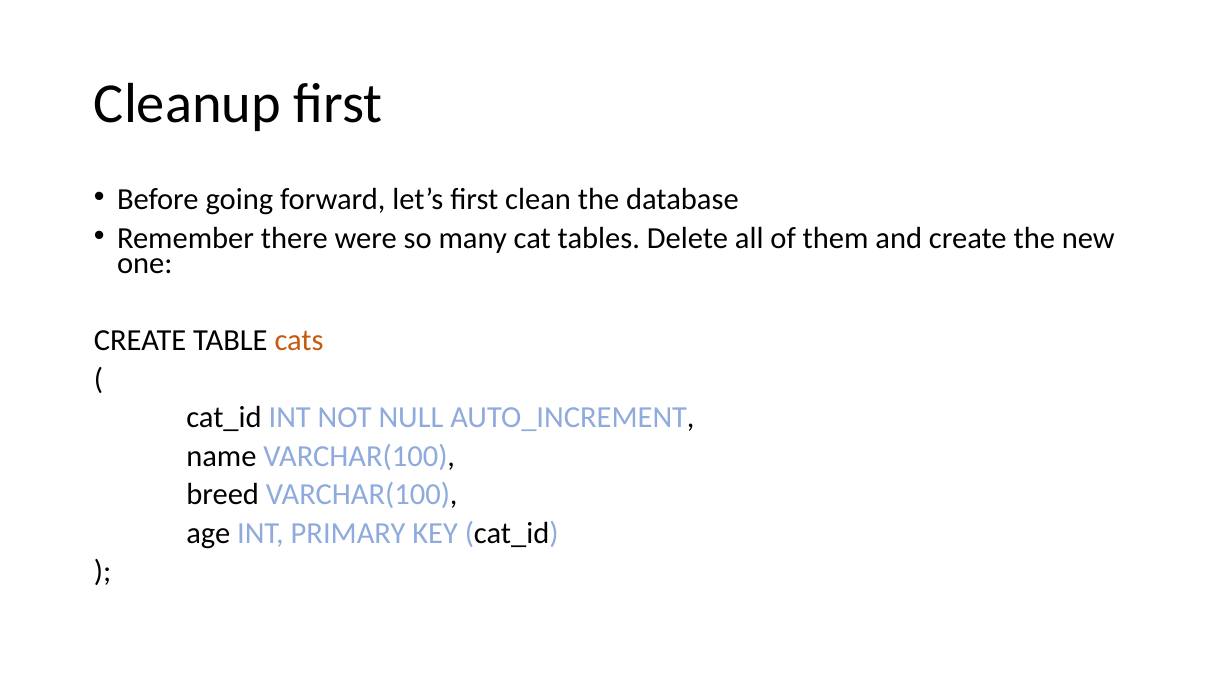
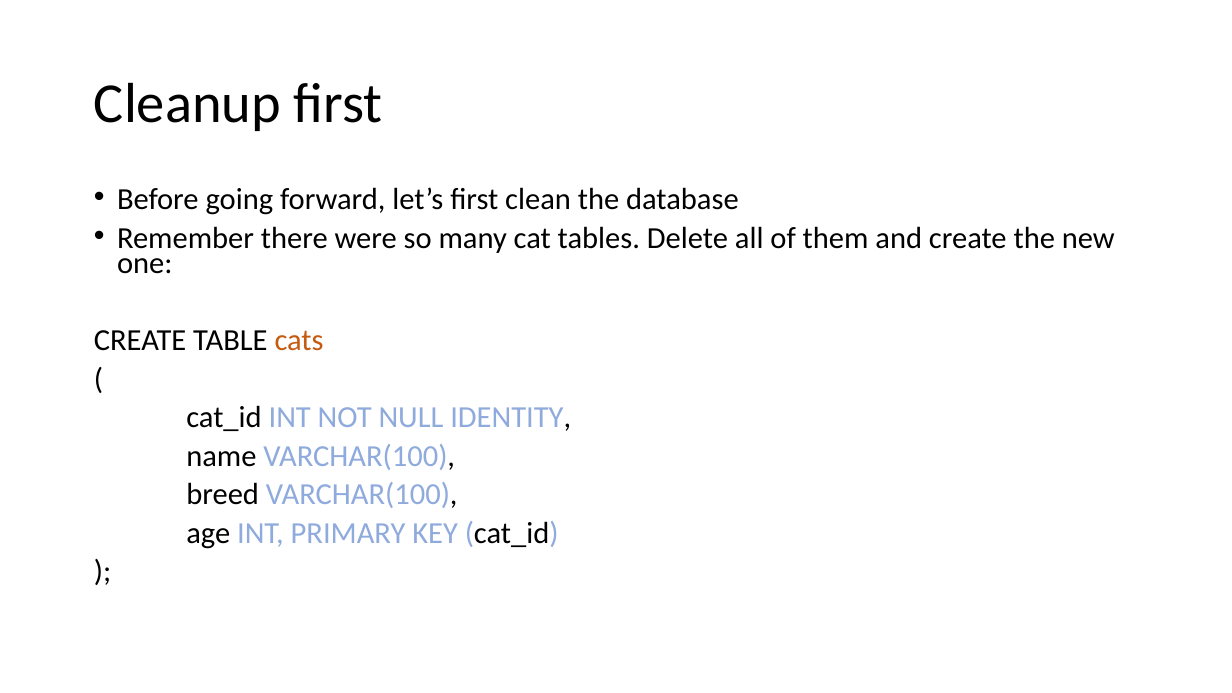
Before and after one commit to 2021CourseParker/TeachingByWeek, a slide deck: slide 4 of Week6/Week6.pptx. Drawn at 1232x693 pixels with LibreOffice and Linux fonts; fonts in the diff are those of the drawing. Boxes give left, top, right and bottom in pixels: in the first picture for what was removed or moved away, otherwise in the second. Text is boxed around its words. In the diff, an @@ line names an element or a change of style, - is before the commit and + after.

Commit message:
Replacing Auto Increment with IDENTITY

```diff
--- a/Week6/Week6.pptx
+++ b/Week6/Week6.pptx
@@ text at box(186, 405, 571, 431): text changed @@
-cat_id INT NOT NULL AUTO_INCREMENT,
+cat_id INT NOT NULL IDENTITY,
```
